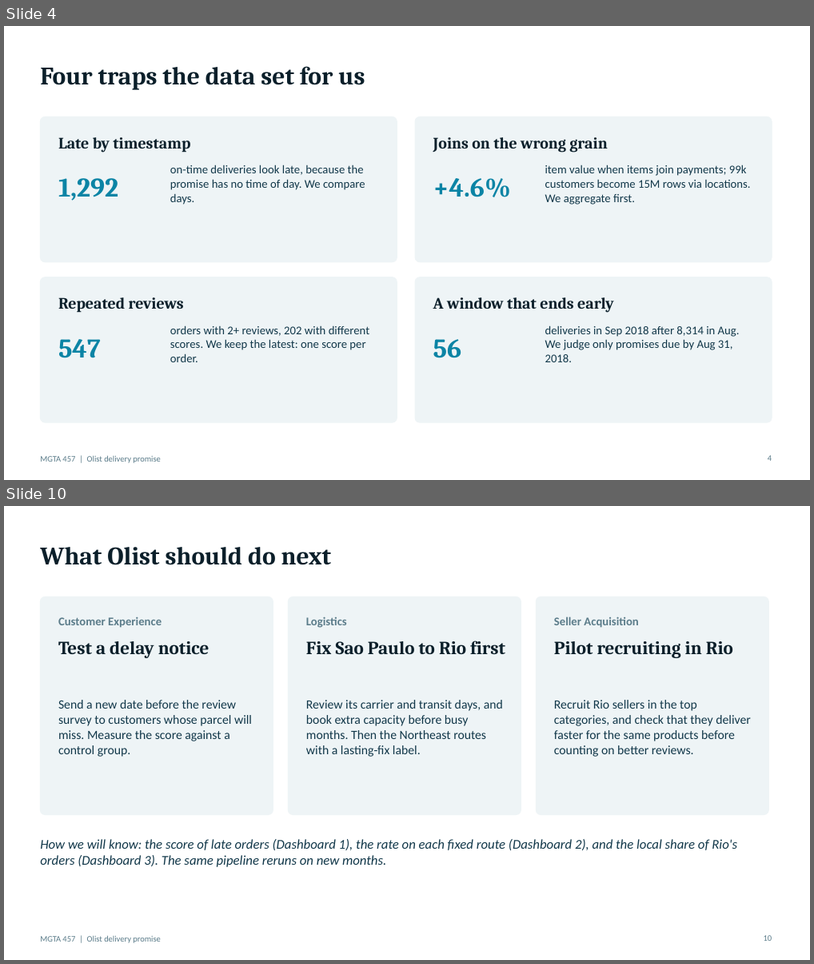
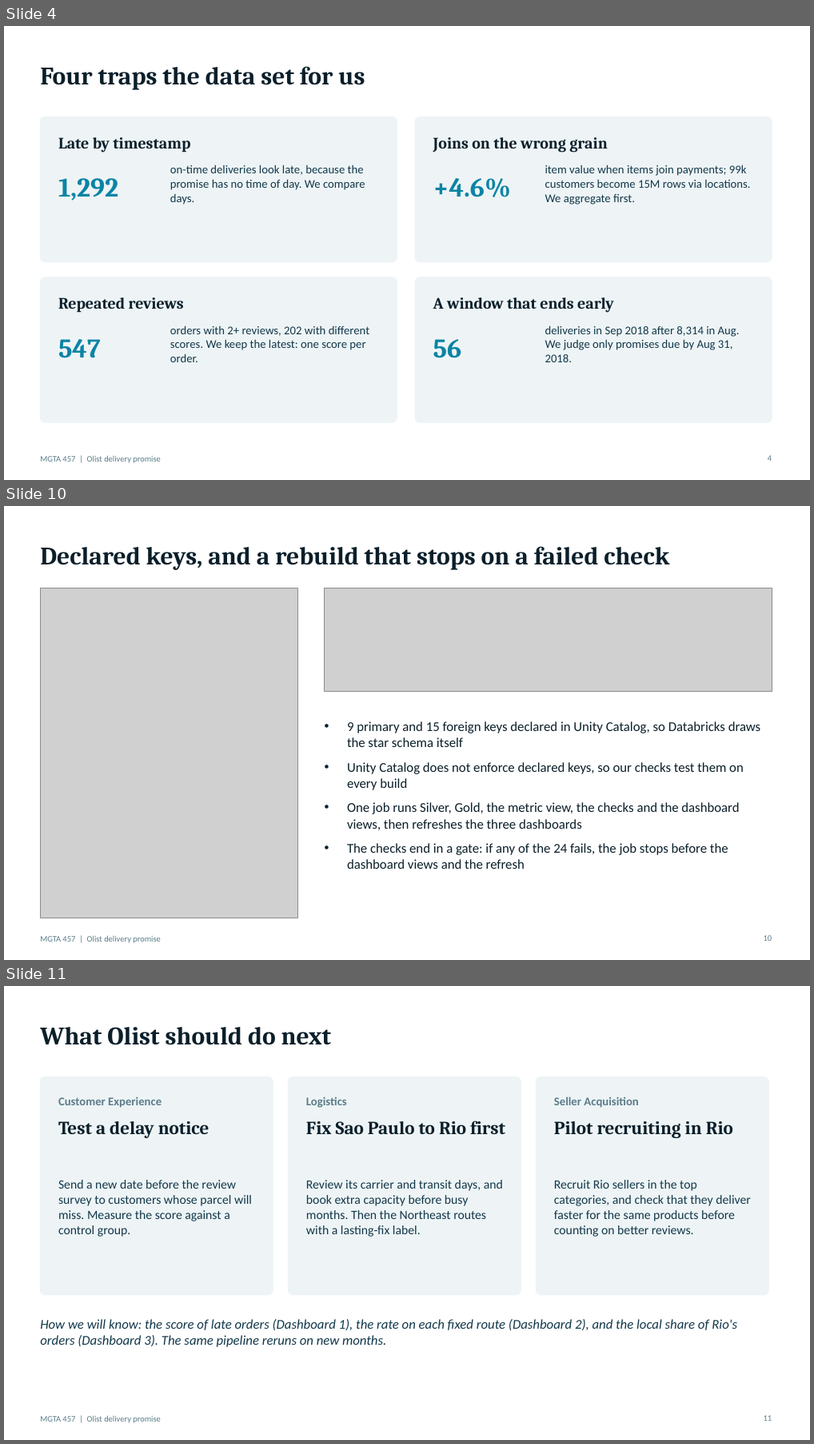
Before and after one commit to rsm-aaljarallah/mgta457-olist, a slide deck: deliverables/olist_presentation.pptx. Shown one above the other, each under a label of ours: slides 4 and 10 before the commit, slides 4, 10 and 11 after it; the slides between them are not shown. The pictures are 814x964 and 814x1444 pixels, drawn with LibreOffice and Linux fonts; fonts in the diff are those of the drawing; grey boxes stand for pictures. Boxes give left, top, right and bottom in pixels: in the first picture for what was removed or moved away, otherwise in the second. Text is boxed around its words. In the diff, an @@ line names an element or a change of style, - is before the commit and + after.

```diff
--- a/deliverables/olist_presentation.pptx
+++ b/deliverables/olist_presentation.pptx
@@ slide 10 added at box(4, 506, 810, 960), background #FFFFFF; not listed: 1 template element that a slide beside it also shows @@
@@ title added at box(40, 546, 670, 570), 30 pt, text #0B1F2A, bold @@
+Declared keys, and a rebuild that stops on a failed check
@@ picture added at box(40, 588, 298, 917) @@
@@ picture added at box(325, 588, 772, 691) @@
@@ text added at box(347, 721, 762, 868), 16 pt, text #0B1F2A @@
+• 9 primary and 15 foreign keys declared in Unity Catalog, so Databricks draws the star schema itself
+• Unity Catalog does not enforce declared keys, so our checks test them on every build
+• One job runs Silver, Gold, the metric view, the checks and the dashboard views, then refreshes the three dashboards
+• The checks end in a gate: if any of the 24 fails, the job stops before the dashboard views and the refresh
@@ page number added at box(764, 935, 773, 940), 10 pt, text #5B7C8A @@
+10
@@ what was slide 10 is now slide 11 @@
@@ page number at box(764, 1415, 773, 1420): text changed @@
-10
+11
```
Also in this commit, not shown: 5 slides changed, 35 other files.
